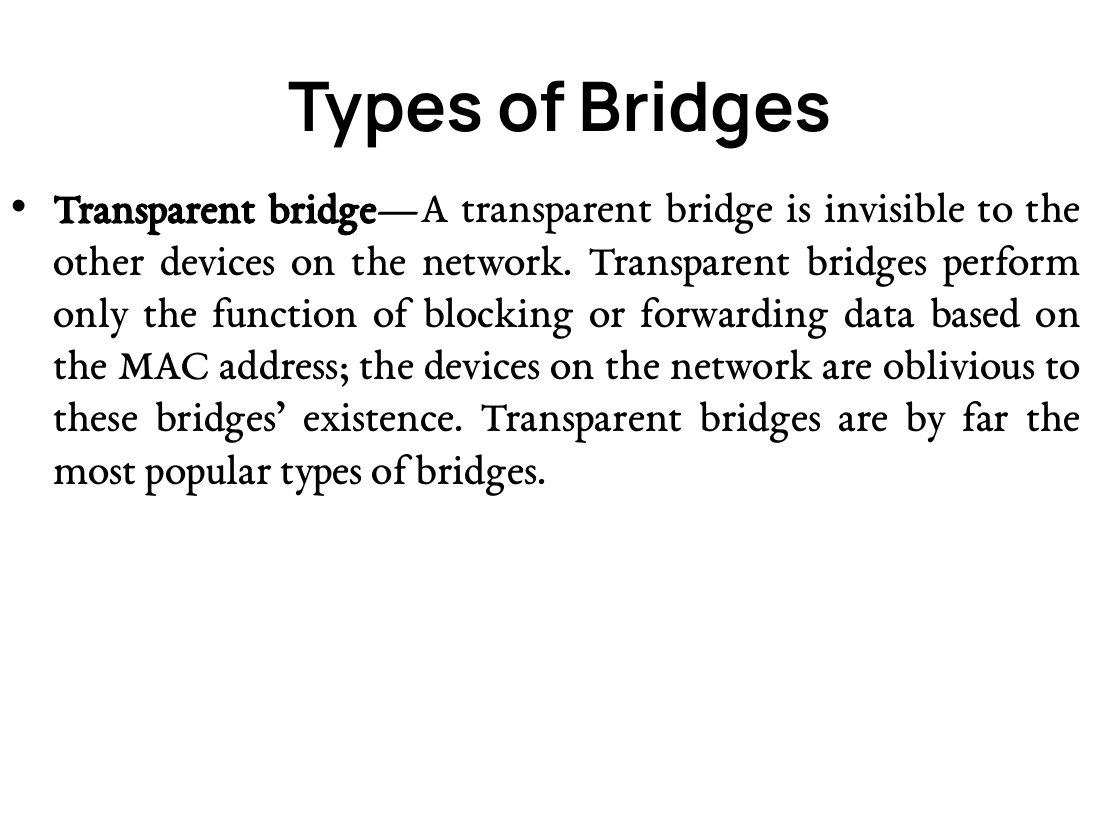
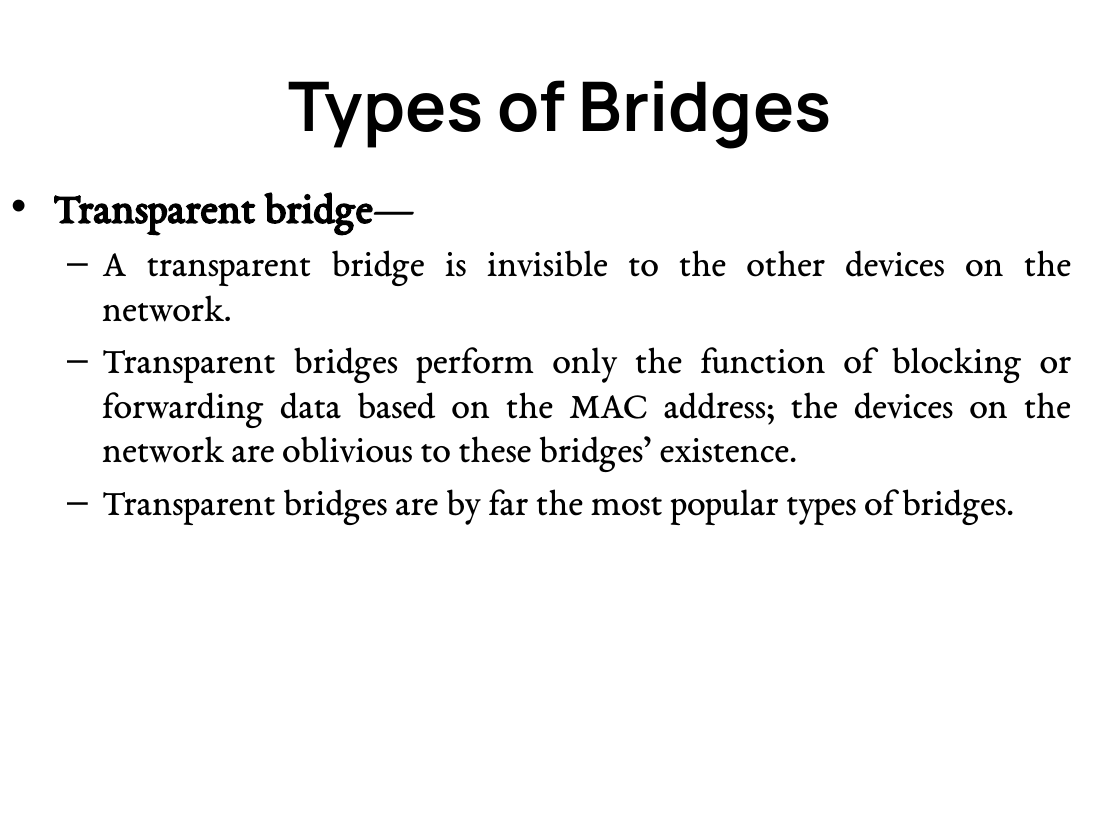
Before and after one commit to GeneralNitin/S6, a slide deck: slide 14 of 03. Computer Networks/PPTs/2.6. Gigabit Ethernet, Bridges, Switches.pptx (slide 15 before the commit). Drawn at 1120x840 pixels with LibreOffice and Linux fonts; fonts in the diff are those of the drawing. Boxes give left, top, right and bottom in pixels: in the first picture for what was removed or moved away, otherwise in the second. Text is boxed around its words. In the diff, an @@ line names an element or a change of style, - is before the commit and + after.

```diff
--- a/03. Computer Networks/PPTs/2.6. Gigabit Ethernet, Bridges, Switches.pptx
+++ b/03. Computer Networks/PPTs/2.6. Gigabit Ethernet, Bridges, Switches.pptx
@@ text at <box>53,192,1071,524</box>: text changed; size 28 to 24 pt @@
-• Transparent bridge—A transparent bridge is invisible to the other devices on the network. Transparent bridges perform only the function of blocking or forwarding data based on the MAC address; the devices on the network are oblivious to these bridges’ existence. Transparent bridges are by far the most popular types of bridges.
+• Transparent bridge—
+  – A transparent bridge is invisible to the other devices on the network.
+  – Transparent bridges perform only the function of blocking or forwarding data based on the MAC address; the devices on the network are oblivious to these bridges’ existence.
+  – Transparent bridges are by far the most popular types of bridges.
```
Also in this commit, not shown: 7 other slides changed, 1 slide added, 1 slide removed, 22 other files.
